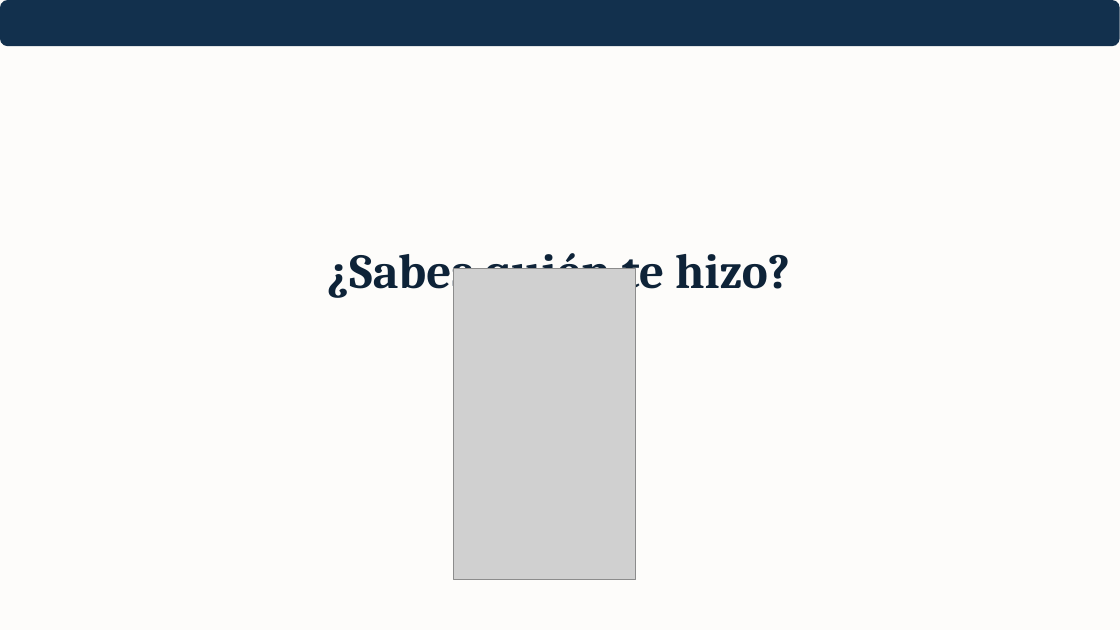
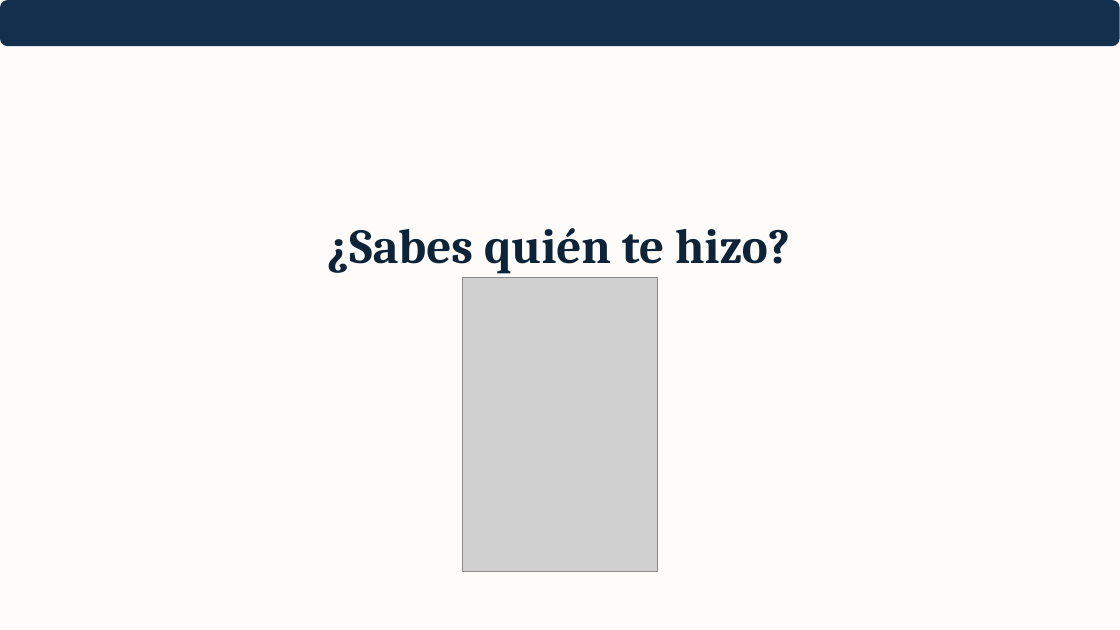
Before and after one commit to Anthonidrm/cimiento-bloque1, a slide deck: slide 2 of public/recursos-semana-1/presentacion-semana-1.pptx. Drawn at 1120x630 pixels with LibreOffice and Linux fonts; fonts in the diff are those of the drawing; grey boxes stand for pictures. Boxes give left, top, right and bottom in pixels: in the first picture for what was removed or moved away, otherwise in the second. Text is boxed around its words. In the diff, an @@ line names an element or a change of style, - is before the commit and + after.

```diff
--- a/public/recursos-semana-1/presentacion-semana-1.pptx
+++ b/public/recursos-semana-1/presentacion-semana-1.pptx
@@ text "¿Sabes quién te hizo?" rewrapped from bbox=[327, 243, 790, 299] to bbox=[327, 228, 790, 274] @@
@@ picture: place and size @@
-picture at bbox=[454, 269, 636, 580]
+picture at bbox=[462, 277, 658, 571]
```
Also in this commit, not shown: 5 other slides changed, 50 other files.
